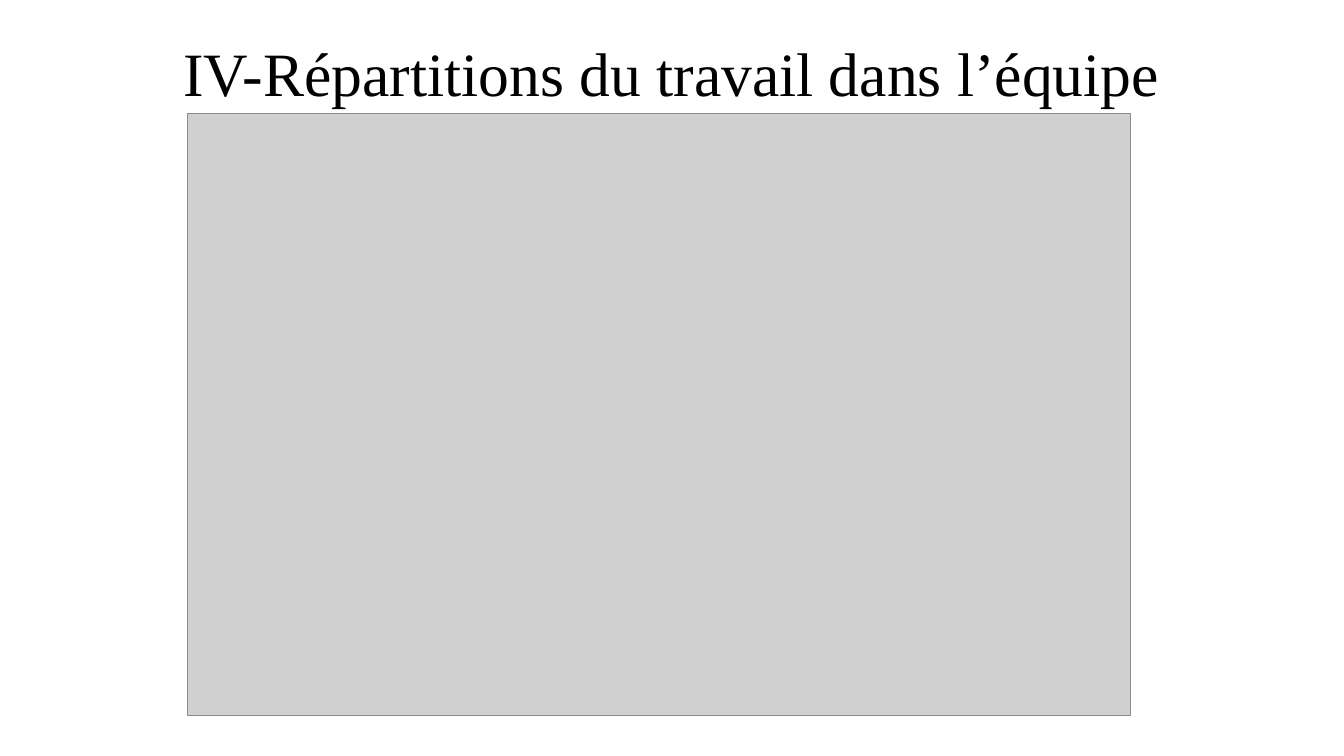
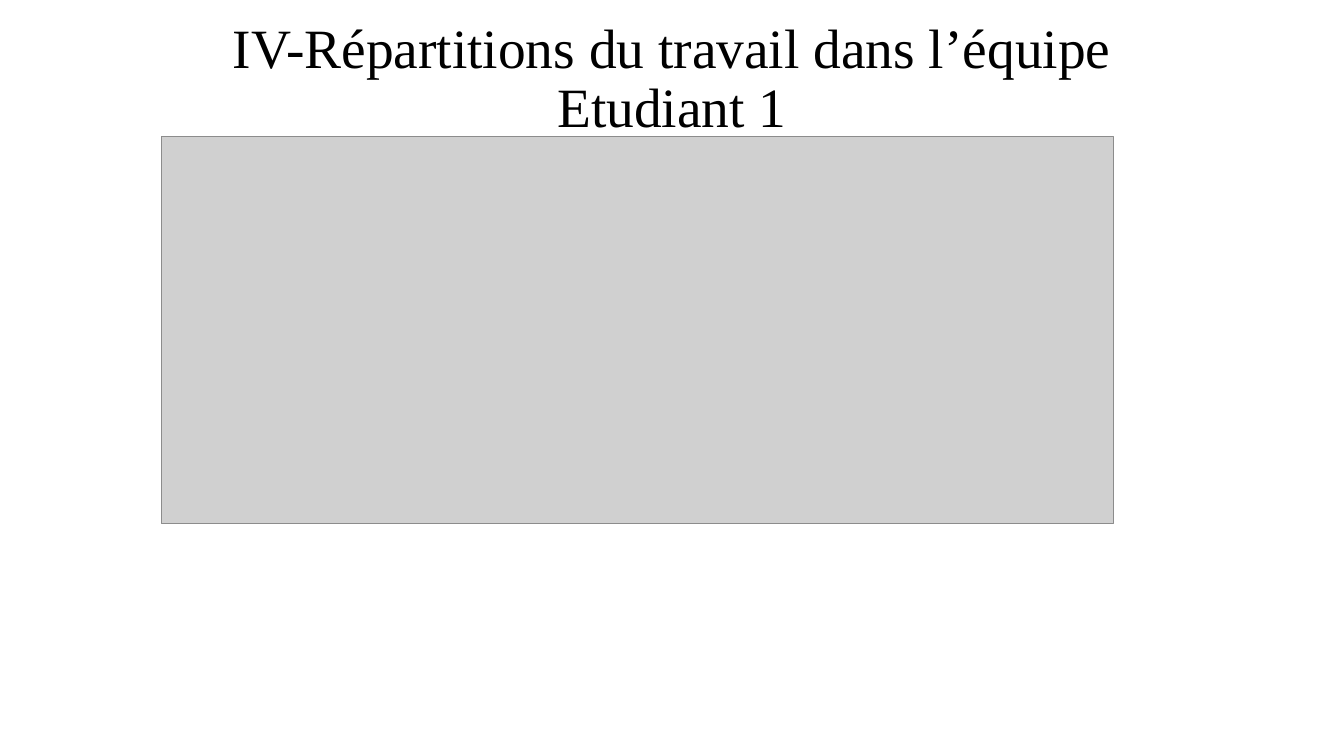
Before and after one commit to BtsSnirGpe/2020csg1, a slide deck: slide 6 of e1/doc/2020_csg1-cdc-E1-rev-1.pptx. Drawn at 1344x756 pixels with LibreOffice and Linux fonts; fonts in the diff are those of the drawing; grey boxes stand for pictures. Boxes give left, top, right and bottom in pixels: in the first picture for what was removed or moved away, otherwise in the second. Text is boxed around its words. In the diff, an @@ line names an element or a change of style, - is before the commit and + after.

```diff
--- a/e1/doc/2020_csg1-cdc-E1-rev-1.pptx
+++ b/e1/doc/2020_csg1-cdc-E1-rev-1.pptx
@@ title at (233,29,1110,138): text changed; size 44 to 39.6 pt @@
-IV-Répartitions du travail dans l’équipe
+IV-Répartitions du travail dans l’équipe
+Etudiant 1
@@ picture: place and size @@
-picture at (188,113,1130,716)
+picture at (161,136,1113,523)
```
Also in this commit, not shown: 1 other slide changed, 2 slides added.
